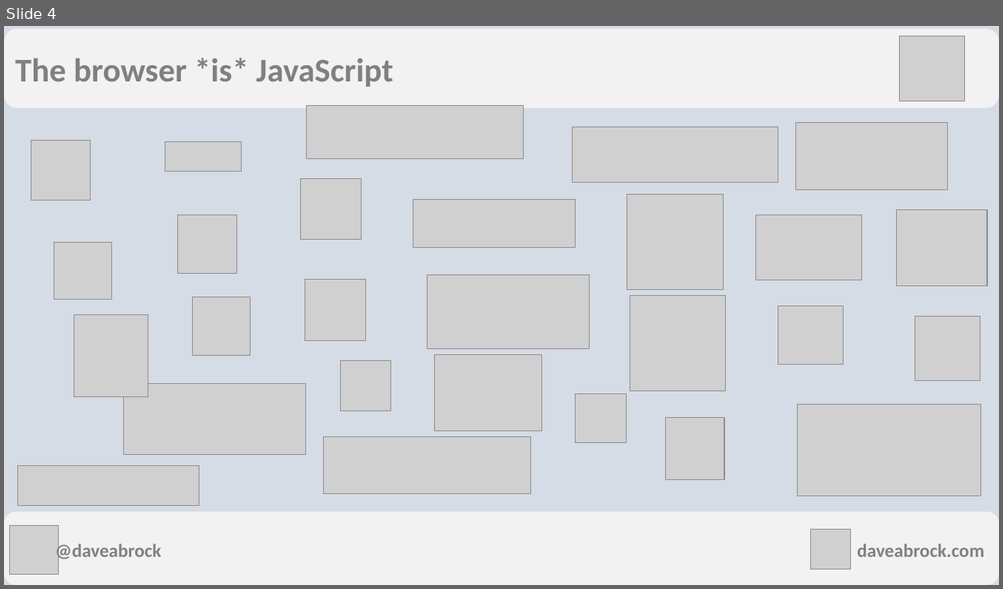
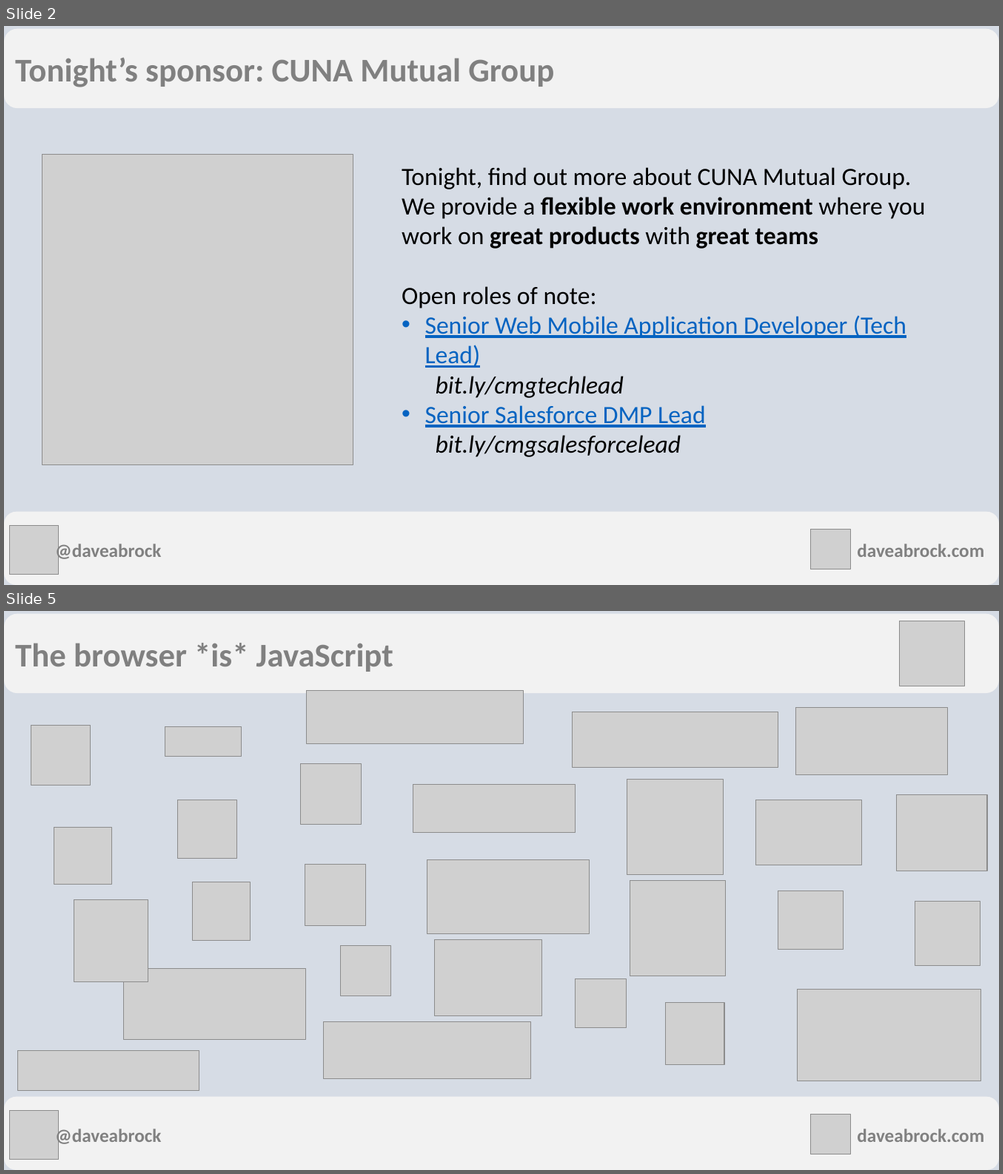
Before and after one commit to daveabrock/csharp-everywhere, a slide deck: slides/C# Everywhere with Blazor.pptx. Shown one above the other, each under a label of ours: slide 4 before the commit, slides 2 and 5 after it; the slides between them are not shown. The pictures are 1003x589 and 1003x1174 pixels, drawn with LibreOffice and Linux fonts; fonts in the diff are those of the drawing; grey boxes stand for pictures. Boxes give left, top, right and bottom in pixels: in the first picture for what was removed or moved away, otherwise in the second. Text is boxed around its words. In the diff, an @@ line names an element or a change of style, - is before the commit and + after.

```diff
--- a/slides/C# Everywhere with Blazor.pptx
+++ b/slides/C# Everywhere with Blazor.pptx
@@ slide 2 added at bbox=[4, 26, 999, 585], background #D6DCE5 @@
@@ rounded rectangle added at bbox=[4, 29, 999, 109], fill #F2F2F2, 32 pt, text #808080, bold @@
+Tonight’s sponsor: CUNA Mutual Group
@@ picture added at bbox=[42, 155, 353, 466] @@
@@ text added at bbox=[401, 167, 925, 457], 24 pt, text #000000 @@
+Tonight, find out more about CUNA Mutual Group. We provide a flexible work environment where you work on great products with great teams
+Open roles of note:
+• Senior Web Mobile Application Developer (Tech Lead)
+bit.ly/cmgtechlead
+• Senior Salesforce DMP Lead
+bit.ly/cmgsalesforcelead
@@ rounded rectangle added at bbox=[4, 512, 999, 585], fill #F2F2F2 @@
@@ picture added at bbox=[10, 526, 60, 575] @@
@@ picture added at bbox=[811, 530, 851, 570] @@
@@ text added at bbox=[55, 542, 161, 562], 18 pt, text #808080, bold @@
+@daveabrock
@@ text added at bbox=[856, 544, 984, 557], 18 pt, text #808080, bold @@
+daveabrock.com
@@ what was slide 4 is now slide 5 @@
```
Also in this commit, not shown: 4 slides changed, 8 slides removed.
